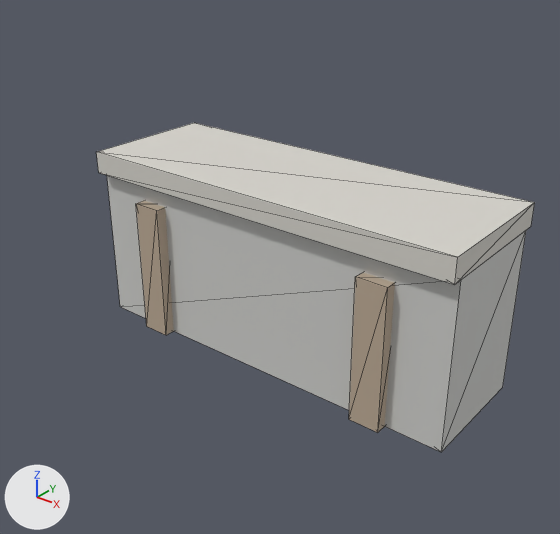
An edit to the glTF model public/models/props/quay_edge.lod1.glb, drawn before and after from the same camera.
Both versions are drawn from a 50 mm camera at (4.16, -5.44, 4.19) aimed at (0.22, -0.51, 1.13). Every picture has the same lights, and +X, +Y and +Z are marked at lower left. The picture after the commit comes second. Mesh edges are drawn as thin lines. Where no turn or scale is listed for an object, it has been applied to the vertices. Vertices at exactly the same position are counted once.

The first picture shows 'props_quay_edge'.
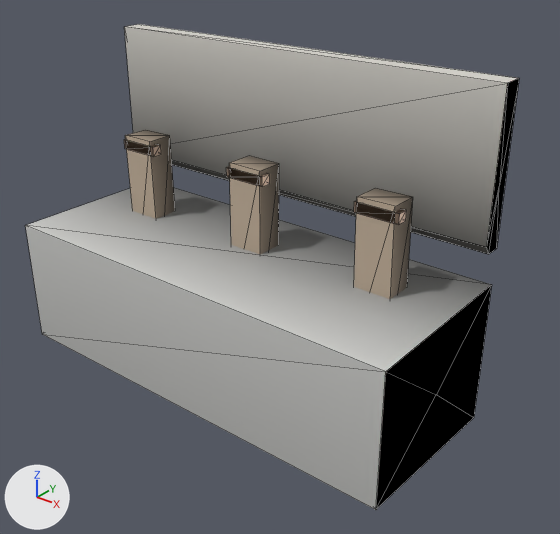
What differs and where, as boxes (x1, y1, x2, y2) in the pictures (560 x 534 px; the box of a moved part takes in the faces that stretch with it):
'props_quay_edge', recoloured, reshaped, moved (12% wider, 48% taller)
    before: (96, 123, 535, 452)
    after: (25, 24, 519, 510)
part 1 of me_props_quay_edge, moved or reshaped
    before: (136, 201, 174, 335)
    after: (125, 130, 175, 219)
part 2 of me_props_quay_edge, moved or reshaped
    before: (107, 175, 526, 452)
    after: (229, 155, 279, 254)
part 3 of me_props_quay_edge, moved or reshaped
    before: (349, 272, 395, 432)
    after: (354, 188, 413, 299)
part 4 of me_props_quay_edge, added
    after: (124, 139, 161, 157)
part 5 of me_props_quay_edge, added
    after: (226, 166, 270, 187)
part 6 of me_props_quay_edge, added
    after: (354, 200, 406, 225)
part 7 of me_props_quay_edge, deleted
    before: (96, 123, 535, 284)
part 8 of me_props_quay_edge, added
    after: (25, 24, 519, 510)

What changed in the scene script:
```text
Change mat_concrete_cast:
    where n0 = _N.new('ShaderNodeBsdfPrincipled'); n0.name = 'Principled BSDF'
    remove n0.inputs[0].default_value = (0.62, 0.62, 0.6, 1.0)  # 'Base Color', light grey #cececb
    add n2 = _N.new('ShaderNodeMix'); n2.name = 'Mix'
    add n2.data_type = 'RGBA'
    add n2.blend_type = 'MULTIPLY'
    add n2.inputs[0].default_value = 1.0  # 'Factor'
    add n2.inputs[7].default_value = (0.62, 0.62, 0.6, 1.0)  # 'B', light grey #cececb
    add n3 = _N.new('ShaderNodeVertexColor'); n3.name = 'Color Attribute'
    add _L.new(n2.outputs[2], n0.inputs[0])  # 'Result' to 'Base Color'
    add _L.new(n3.outputs[0], n2.inputs[6])  # 'Color' to 'A'
Change mat_stone_dressed:
    where n0 = _N.new('ShaderNodeBsdfPrincipled'); n0.name = 'Principled BSDF'
    remove n0.inputs[0].default_value = (0.68, 0.66, 0.61, 1.0)  # 'Base Color', light grey #d7d4cd
    add n2 = _N.new('ShaderNodeMix'); n2.name = 'Mix'
    add n2.data_type = 'RGBA'
    add n2.blend_type = 'MULTIPLY'
    add n2.inputs[0].default_value = 1.0  # 'Factor'
    add n2.inputs[7].default_value = (0.68, 0.66, 0.61, 1.0)  # 'B', light grey #d7d4cd
    add n3 = _N.new('ShaderNodeVertexColor'); n3.name = 'Color Attribute'
    add _L.new(n2.outputs[2], n0.inputs[0])  # 'Result' to 'Base Color'
    add _L.new(n3.outputs[0], n2.inputs[6])  # 'Color' to 'A'
Change mat_timber_bare:
    where n0 = _N.new('ShaderNodeBsdfPrincipled'); n0.name = 'Principled BSDF'
    remove n0.inputs[0].default_value = (0.5, 0.4, 0.3, 1.0)  # 'Base Color', beige #bcaa95
    add n2 = _N.new('ShaderNodeMix'); n2.name = 'Mix'
    add n2.data_type = 'RGBA'
    add n2.blend_type = 'MULTIPLY'
    add n2.inputs[0].default_value = 1.0  # 'Factor'
    add n2.inputs[7].default_value = (0.5, 0.4, 0.3, 1.0)  # 'B', beige #bcaa95
    add n3 = _N.new('ShaderNodeVertexColor'); n3.name = 'Color Attribute'
    add _L.new(n2.outputs[2], n0.inputs[0])  # 'Result' to 'Base Color'
    add _L.new(n3.outputs[0], n2.inputs[6])  # 'Color' to 'A'
Add mat_metal_rust:
    mat_metal_rust = bpy.data.materials.new('metal_rust')
    # nodes: BsdfPrincipled, Mix, OutputMaterial, VertexColor
    # colours: beige #b39986, mixed with the vertex colours
Change me_props_quay_edge:
    remove me_props_quay_edge.from_pydata(...)  # 32 vertices, 48 faces; spans x -2.0..2.0, y -0.7..0.7, z -0.91..0.91
    add me_props_quay_edge.from_pydata(...)  # 70 vertices, 108 faces; spans x -2.0..2.0, y -0.81..0.81, z -1.49..1.49
    me_props_quay_edge part 1: the loose piece of 8 vertices spanning x -1.45..-1.15, y -0.7..-0.48, z -0.91..0.49 is scaled about its middle by (1.13, 1.18, 1.01), then moved by (-0.02, 0.8, 0.1)
    me_props_quay_edge part 2: the loose piece of 8 vertices spanning x -2.0..2.0, y -0.6..0.61, z -0.91..0.69 is scaled about its middle by (0.085, 0.216, 0.888), then moved by (0.0, 0.2, 0.0), in mat_timber_bare
    me_props_quay_edge part 3: the loose piece of 8 vertices spanning x 1.15..1.45, y -0.7..-0.48, z -0.91..0.49 is scaled about its middle by (1.13, 1.18, 1.01), then moved by (0.02, 0.8, 0.1)
    me_props_quay_edge part 4: a new loose piece, a box spanning x -1.52..-1.12, y 0.08..0.18, z 0.465..0.555, in mat_metal_rust
    me_props_quay_edge part 5: a new loose piece, a box spanning x -0.2..0.2, y 0.08..0.18, z 0.465..0.555, in mat_metal_rust
    me_props_quay_edge part 6: a new loose piece, a box spanning x 1.12..1.52, y 0.08..0.18, z 0.465..0.555, in mat_metal_rust
    me_props_quay_edge part 7: the loose piece of 8 vertices spanning x -2.0..2.0, y -0.69..0.7, z 0.69..0.91 is deleted
    me_props_quay_edge part 8
    13 vertices are added at x -2.0..2.0, y -0.81..0.81, z -1.49..1.49
    9 new vertices lie (4.0, 0.0, 0.0) away from vertices in x -2.0, y -0.81..0.81, z -1.49..1.49
    16 new faces join them, mat_concrete_cast
    20 new faces join them, mat_stone_dressed
    add me_props_quay_edge.materials.append(mat_metal_rust)
Change ob_props_quay_edge:
    ob_props_quay_edge.location: (0.0, -0.005, 0.91) -> (0.0, -0.81, 1.49)
```
